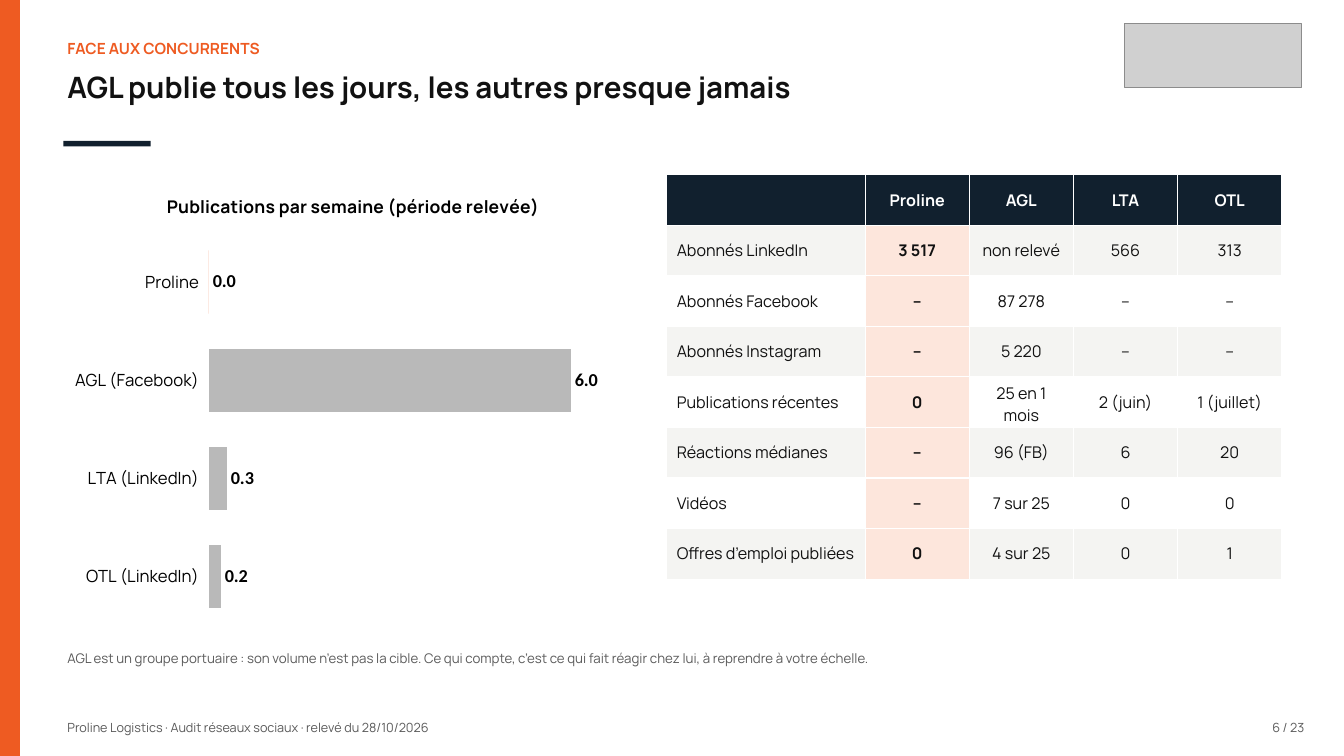
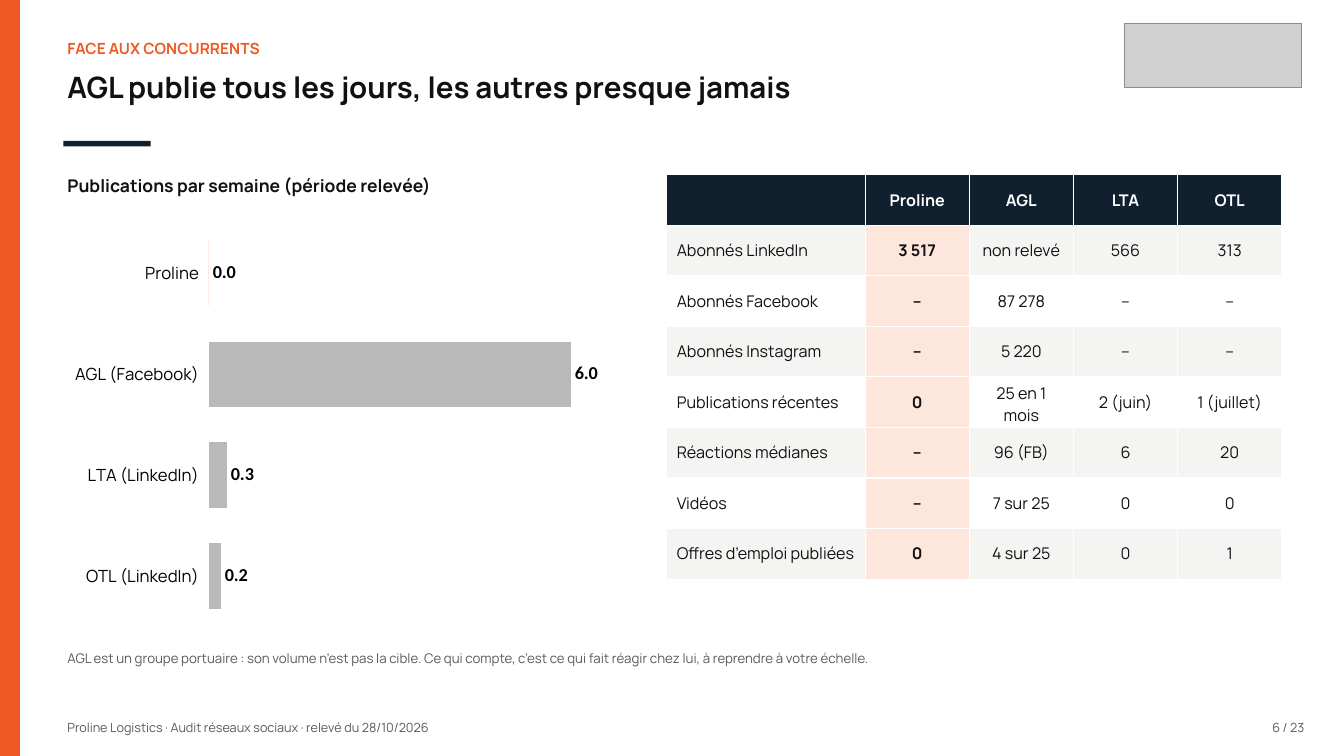
Before and after one commit to leslita06/fatima-unifood-fictif, a slide deck: slide 6 of tmp-tj/261028_proline-logistics_audit-reseaux-sociaux_v1.pptx. Drawn at 1344x756 pixels with LibreOffice and Linux fonts; fonts in the diff are those of the drawing; grey boxes stand for pictures. Boxes give left, top, right and bottom in pixels: in the first picture for what was removed or moved away, otherwise in the second. Text is boxed around its words. In the diff, an @@ line names an element or a change of style, - is before the commit and + after.

```diff
--- a/tmp-tj/261028_proline-logistics_audit-reseaux-sociaux_v1.pptx
+++ b/tmp-tj/261028_proline-logistics_audit-reseaux-sociaux_v1.pptx
@@ text added at [67,177,430,197], 12.5 pt, text #111111, bold @@
+Publications par semaine (période relevée)
@@ bar chart at [64,215,643,635] @@
@@ title "Publications par semaine (période relevée)" removed @@
-Publications par semaine (période relevée): 0.2, 0.3, 6, 0
+Series 1: 0.2, 0.3, 6, 0
@@ value axis changed @@
@@ bar chart: place and size @@
-bar chart at [64,174,643,635]
+bar chart at [64,215,643,635]
```
Also in this commit, not shown: 13 other slides changed.
